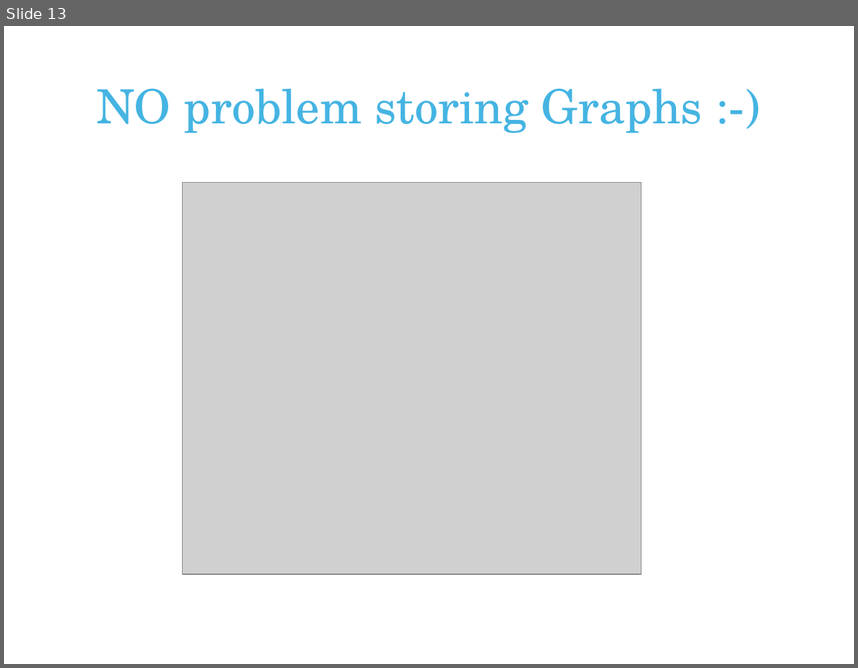
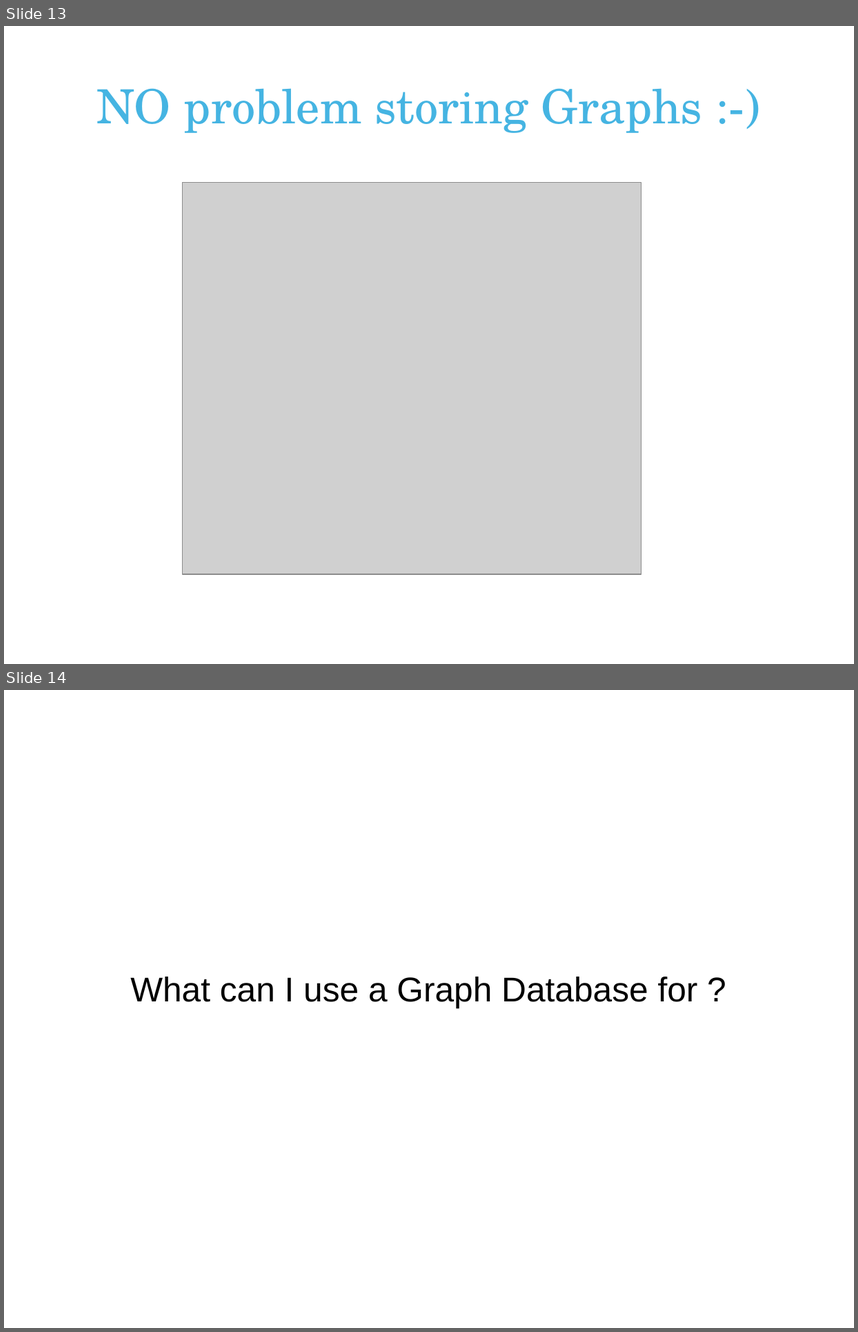
Before and after one commit to andreasronge/andreasronge.github.com, a slide deck: JRubyConf.odp. Shown one above the other, each under a label of ours: slide 13 before the commit, slides 13 and 14 after it. The pictures are 858x668 and 858x1332 pixels, drawn with LibreOffice and Linux fonts; fonts in the diff are those of the drawing; grey boxes stand for pictures; background and template pictures are left out. Boxes give left, top, right and bottom in pixels: in the first picture for what was removed or moved away, otherwise in the second. Text is boxed around its words. In the diff, an @@ line names an element or a change of style, - is before the commit and + after.

```diff
--- a/JRubyConf.odp
+++ b/JRubyConf.odp
@@ slide 14 added at (4,690,854,1328), background #FFFFFF @@
@@ subtitle added at (130,976,698,1007), 32 pt, text #000000 @@
+What can I use a Graph Database for ?
```
Also in this commit, not shown: 3 slides changed, 1 other slide added, 1 slide removed.
